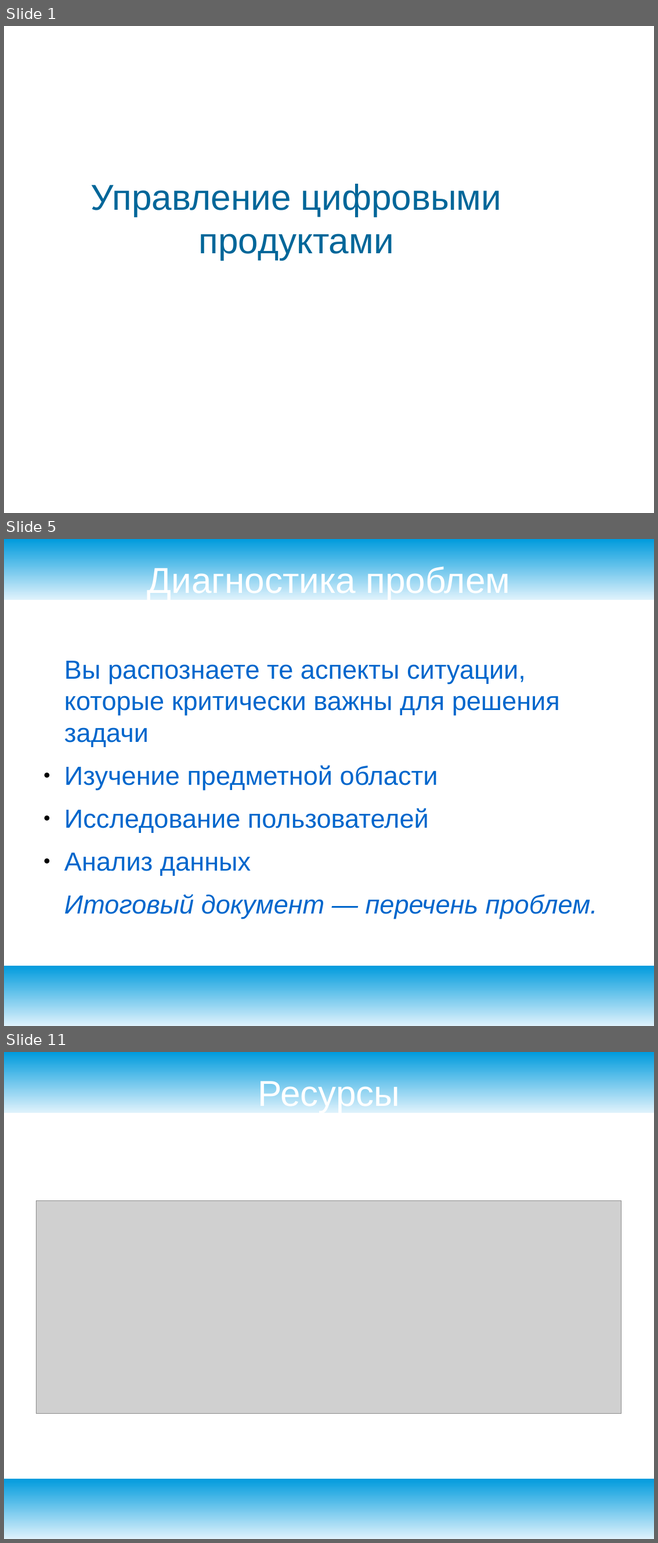
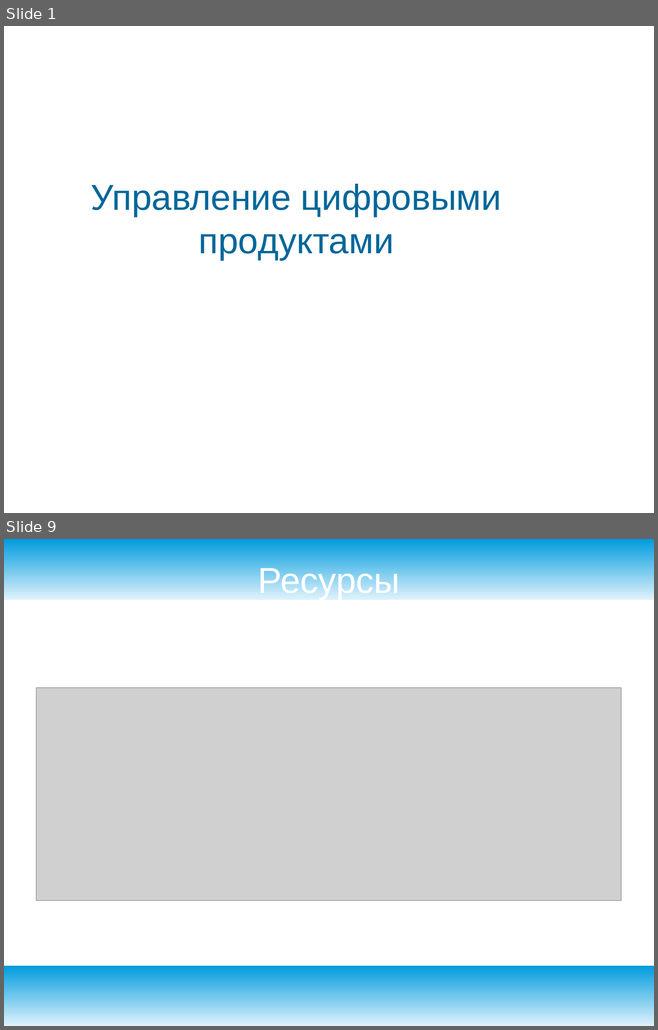
Before and after one commit to ilb/devmethodology, a slide deck: docs/presentation/productmanagement.odp. Shown one above the other, each under a label of ours: slides 1, 5 and 11 before the commit, slides 1 and 9 after it; the slides between them are not shown. The pictures are 658x1543 and 658x1030 pixels, drawn with LibreOffice and Linux fonts; fonts in the diff are those of the drawing; grey boxes stand for pictures; background and template pictures are left out. Boxes give left, top, right and bottom in pixels: in the first picture for what was removed or moved away, otherwise in the second. Text is boxed around its words. In the diff, an @@ line names an element or a change of style, - is before the commit and + after.

```diff
--- a/docs/presentation/productmanagement.odp
+++ b/docs/presentation/productmanagement.odp
@@ slide 5 removed at (4, 539, 654, 1026), background #FFFFFF; not listed: 2 template elements that a slide beside it also shows @@
@@ title removed at (147, 565, 510, 600) @@
-Диагностика проблем
@@ text removed at (64, 661, 597, 919) @@
-Вы распознаете те аспекты ситуации, которые критически важны для решения задачи
-● Изучение предметной области
-● Исследование пользователей
-● Анализ данных
-Итоговый документ — перечень проблем.
@@ what was slide 11 is now slide 9 @@
```
Also in this commit, not shown: 2 slides changed, 5 slides added, 6 other slides removed.
